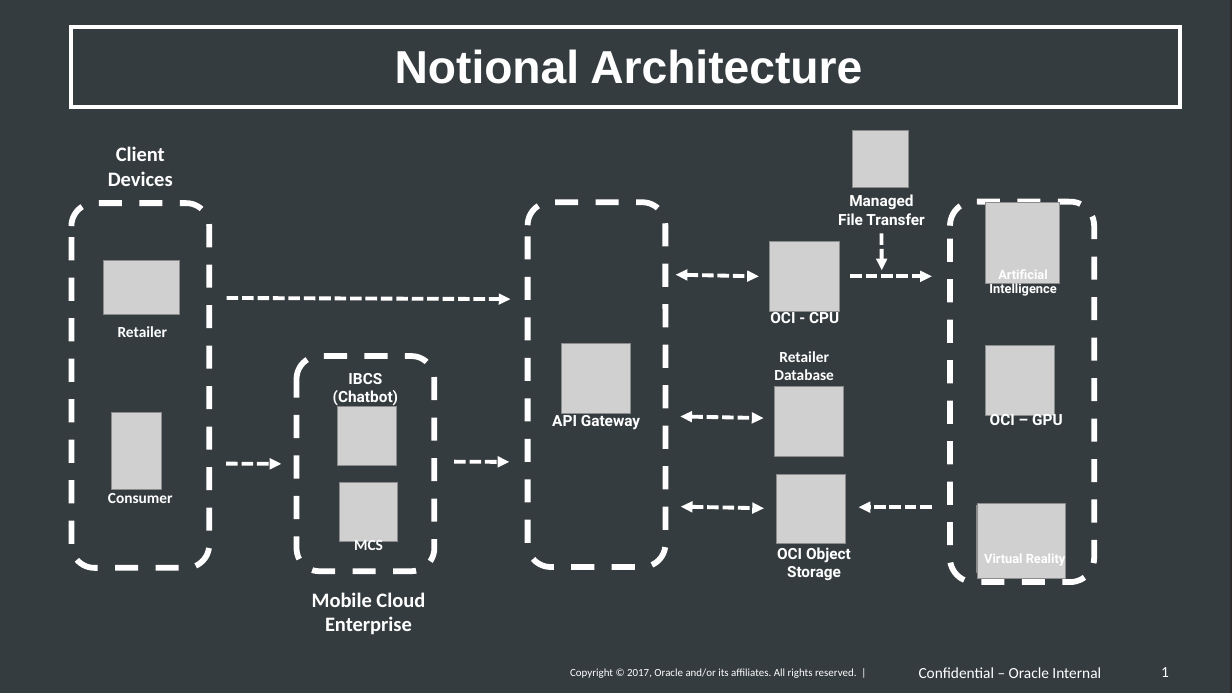
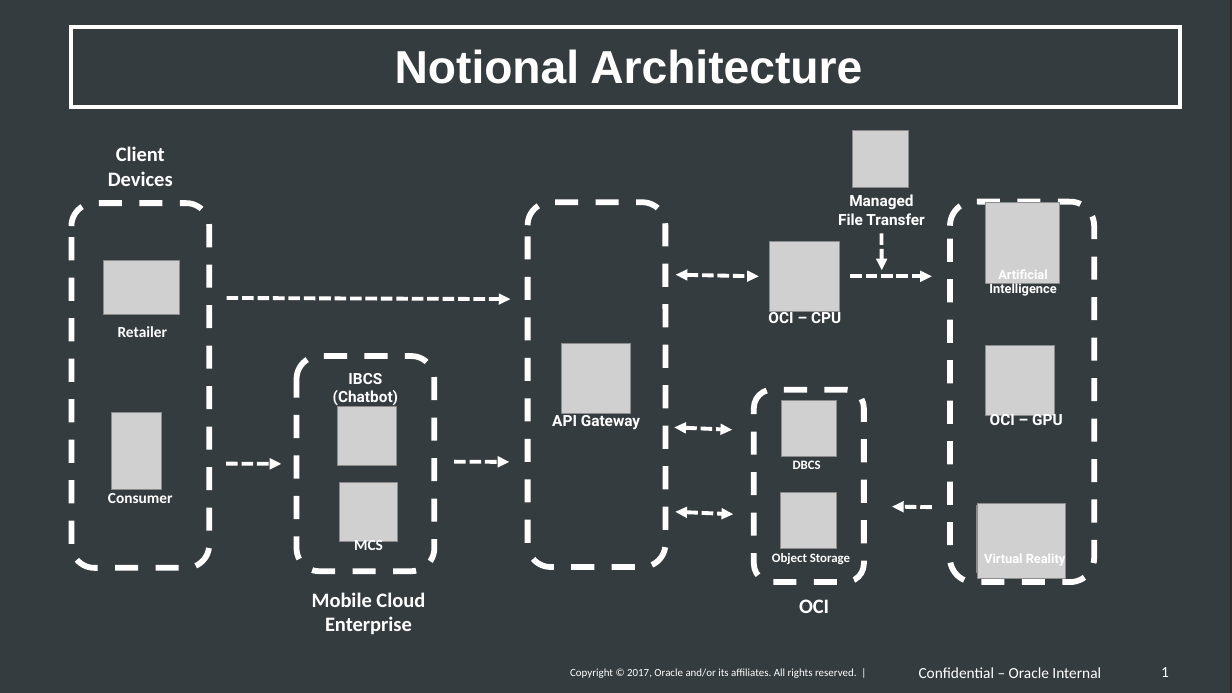
Before and after one commit to ndc466/retail-app, a slide deck: slide 1 of resources/Notional Architecture 2.pptx. Drawn at 1232x693 pixels with LibreOffice and Linux fonts; fonts in the diff are those of the drawing; grey boxes stand for pictures; background and template pictures are left out; a plain dark background stands for a picture behind light text. Boxes give left, top, right and bottom in pixels: in the first picture for what was removed or moved away, otherwise in the second. Text is boxed around its words. In the diff, an @@ line names an element or a change of style, - is before the commit and + after.

```diff
--- a/resources/Notional Architecture 2.pptx
+++ b/resources/Notional Architecture 2.pptx
@@ text at <box>768,309,841,327</box>: text changed @@
-OCI - CPU
+OCI – CPU
@@ rounded rectangle added at <box>754,390,864,582</box>, outline #FFFFFF 4.5 pt dashed @@
@@ picture: place and size @@
-picture at <box>775,387,844,457</box>
+picture at <box>782,401,837,457</box>
@@ double arrow moved from (680, 417) - (763, 419) to (675, 428) - (732, 430) @@
@@ text at <box>793,460,821,469</box>: text changed; size 12 to 10 pt @@
-Retailer
-Database
+DBCS
@@ picture: place and size @@
-picture at <box>777,474,847,543</box>
+picture at <box>781,493,837,549</box>
@@ arrow moved from (932, 507) - (859, 507) to (932, 507) - (893, 506) @@
@@ double arrow moved from (681, 506) - (764, 508) to (676, 512) - (733, 515) @@
@@ text at <box>772,553,850,564</box>: text changed; size 12 to 10 pt; font Roboto to Calibri @@
-OCI Object Storage
+Object Storage
@@ text added at <box>799,599,829,613</box>, 16 pt, text #FFFFFF, bold @@
+OCI
```
Also in this commit, not shown: 3 slides added, 1 slide removed, 4 other files.
